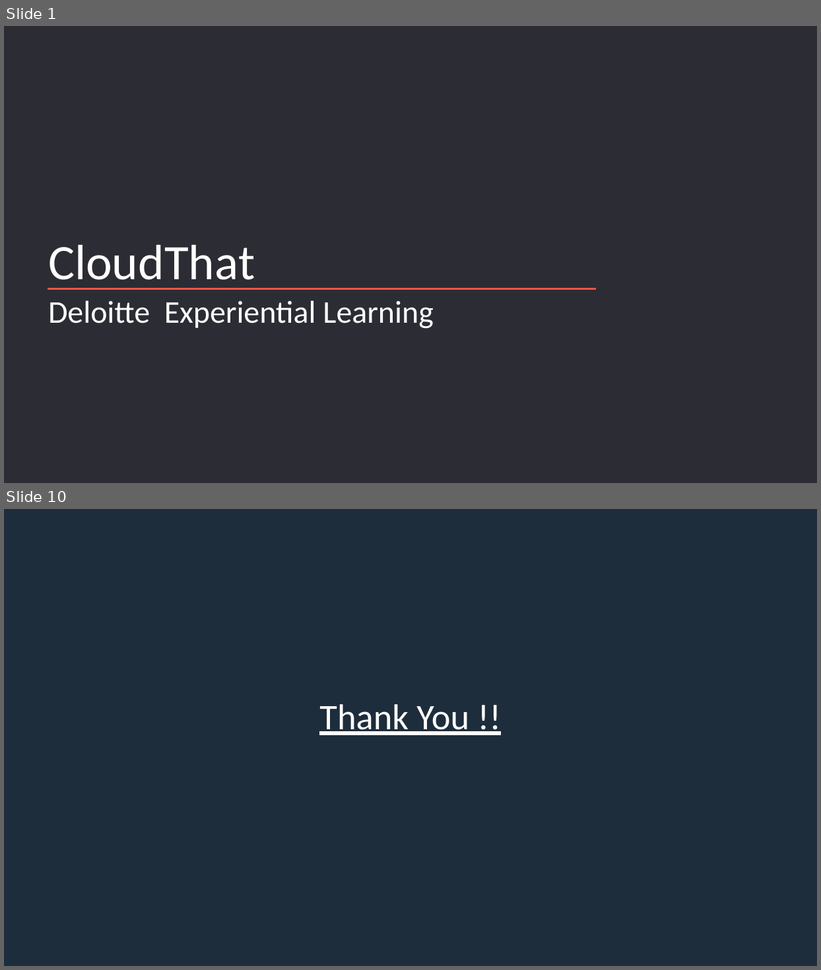
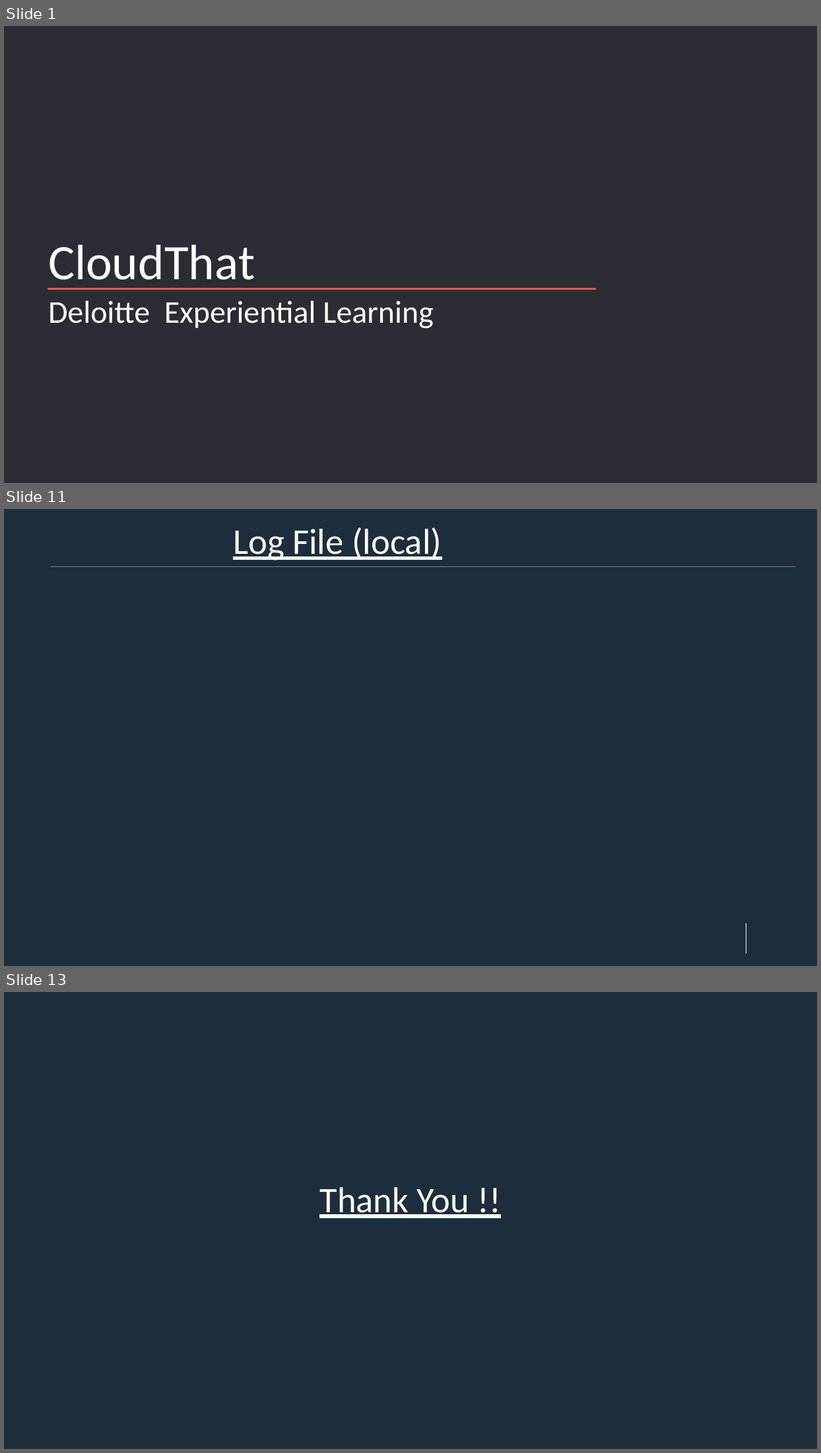
Before and after one commit to RaktimRay/deloitte-case-study-2, a slide deck: AWS_Case_Study_2.pptx. Shown one above the other, each under a label of ours: slides 1 and 10 before the commit, slides 1, 11 and 13 after it; the slides between them are not shown. The pictures are 821x970 and 821x1453 pixels, drawn with LibreOffice and Linux fonts; fonts in the diff are those of the drawing; background and template pictures are left out; a plain dark background stands for a picture behind light text. Boxes give left, top, right and bottom in pixels: in the first picture for what was removed or moved away, otherwise in the second. Text is boxed around its words. In the diff, an @@ line names an element or a change of style, - is before the commit and + after.

```diff
--- a/AWS_Case_Study_2.pptx
+++ b/AWS_Case_Study_2.pptx
@@ slide 11 added at [4, 509, 817, 966], background picture (left out); not listed: 1 template element that a slide beside it also shows @@
@@ title added at [233, 527, 442, 560], 42.7 pt, text #FFFFFF, underline @@
+Log File (local)
@@ freeform shape added at [51, 566, 796, 566], outline #7E7E7E 0.75 pt @@
@@ freeform shape added at [746, 923, 746, 954], outline #FFFFFF 0.25 pt @@
@@ what was slide 10 is now slide 13 @@
```
Also in this commit, not shown: 7 slides changed, 3 other slides added, 1 slide removed.
